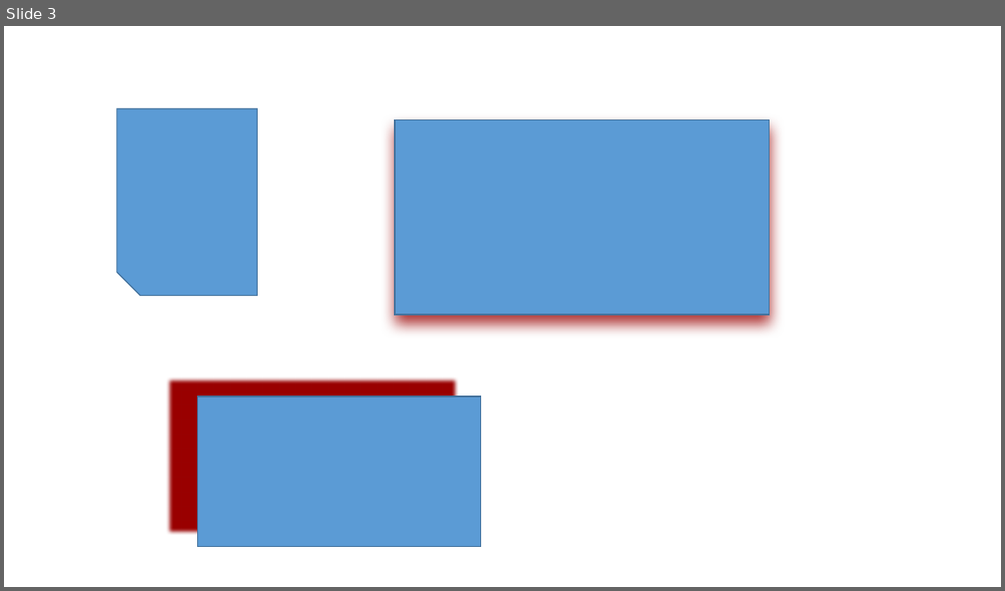
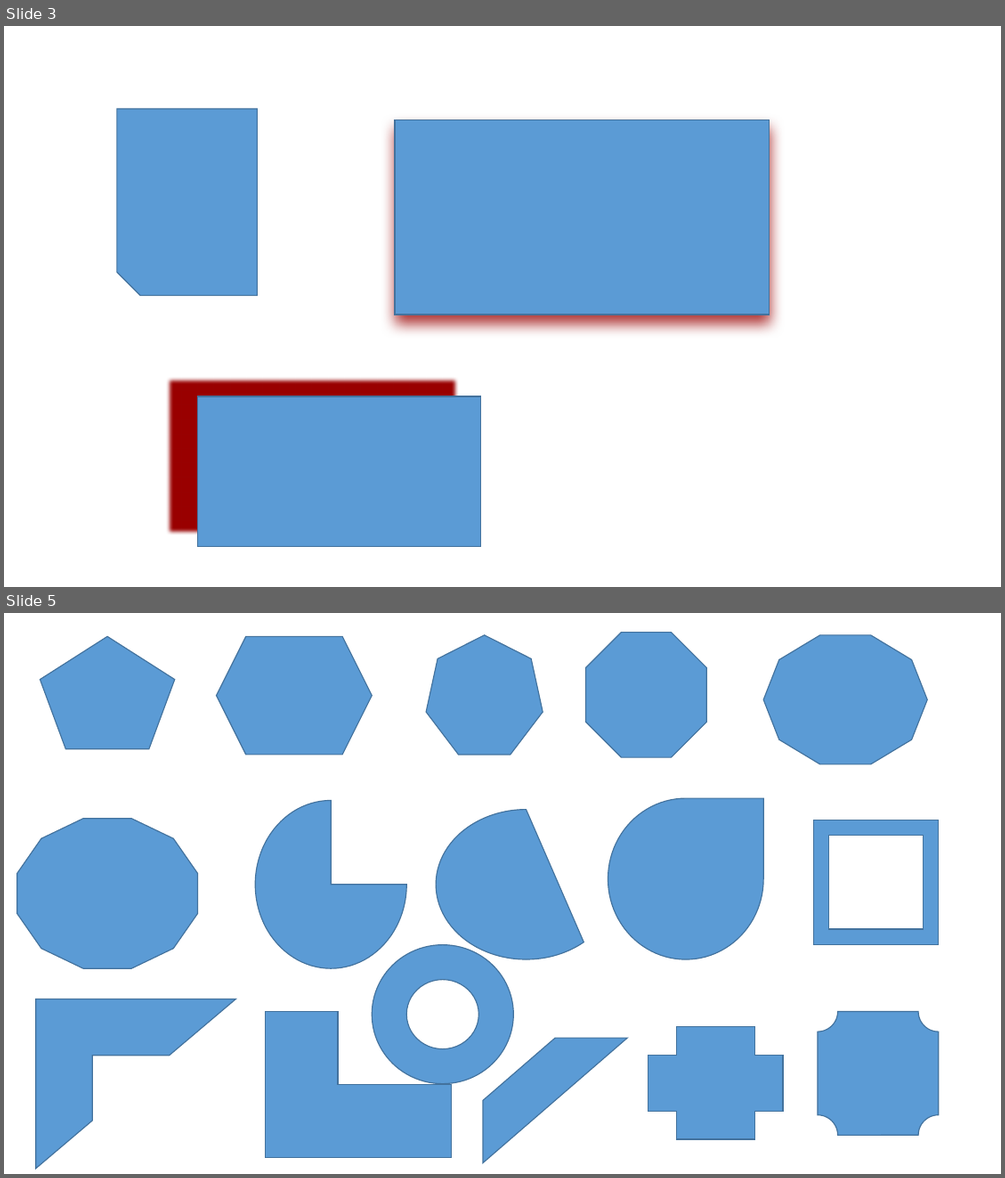
Before and after one commit to moneyinto/pptx2Json, a slide deck: ppt/shape.pptx. Shown one above the other, each under a label of ours: slide 3 before the commit, slides 3 and 5 after it; the slides between them are not shown. The pictures are 1005x591 and 1005x1178 pixels, drawn with LibreOffice and Linux fonts; fonts in the diff are those of the drawing. Boxes give left, top, right and bottom in pixels: in the first picture for what was removed or moved away, otherwise in the second. Text is boxed around its words. In the diff, an @@ line names an element or a change of style, - is before the commit and + after.

```diff
--- a/ppt/shape.pptx
+++ b/ppt/shape.pptx
@@ slide 5 added at (4,613,1001,1174), background #FFFFFF @@
@@ pentagon added at (40,636,175,748), fill #5B9BD5, outline #43739E 1 pt @@
@@ hexagon added at (217,636,372,755), fill #5B9BD5, outline #43739E 1 pt @@
@@ heptagon added at (426,635,542,755), fill #5B9BD5, outline #43739E 1 pt @@
@@ octagon added at (586,633,707,757), fill #5B9BD5, outline #43739E 1 pt @@
@@ decagon added at (764,635,928,765), fill #5B9BD5, outline #43739E 1 pt @@
@@ teardrop added at (608,798,764,959), fill #5B9BD5, outline #43739E 1 pt @@
@@ dodecagon added at (17,819,198,969), fill #5B9BD5, outline #43739E 1 pt @@
@@ pie slice (boxed as its full ellipse) added at (255,801,406,969), fill #5B9BD5, outline #43739E 1 pt @@
@@ chord (boxed as its full ellipse) added at (437,810,616,959), fill #5B9BD5, outline #43739E 1 pt @@
@@ frame added at (814,819,938,944), fill #5B9BD5, outline #43739E 1 pt @@
@@ donut added at (372,945,513,1084), fill #5B9BD5, outline #43739E 1 pt @@
@@ half frame added at (36,999,235,1168), fill #5B9BD5, outline #43739E 1 pt @@
@@ corner added at (265,1012,451,1158), fill #5B9BD5, outline #43739E 1 pt @@
@@ plaque added at (817,1012,938,1135), fill #5B9BD5, outline #43739E 1 pt @@
@@ diag stripe added at (484,1038,628,1163), fill #5B9BD5, outline #43739E 1 pt @@
@@ plus added at (648,1027,783,1139), fill #5B9BD5, outline #43739E 1 pt @@
```
Also in this commit, not shown: 1 slide changed, 1 other file.
